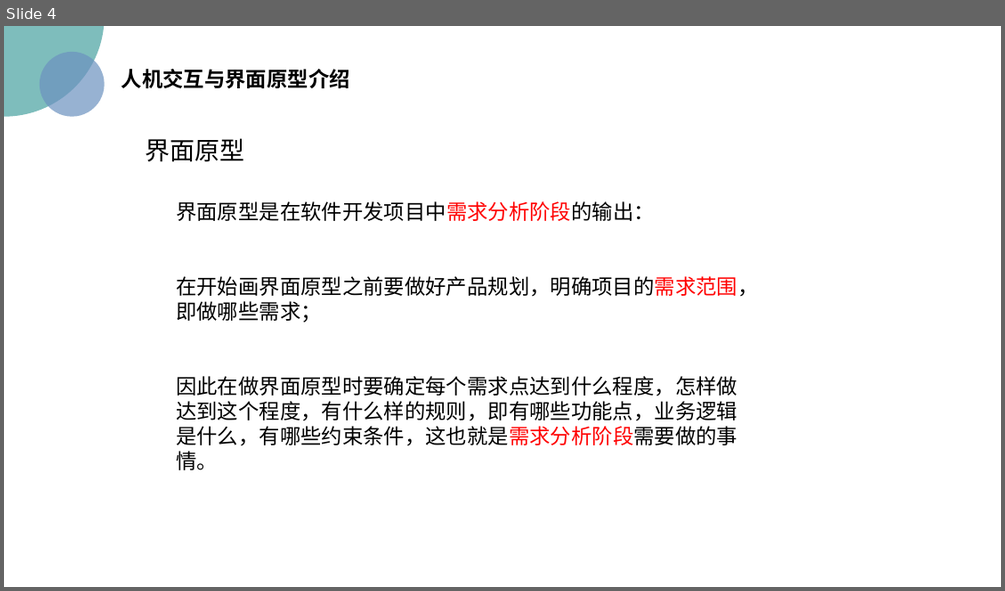
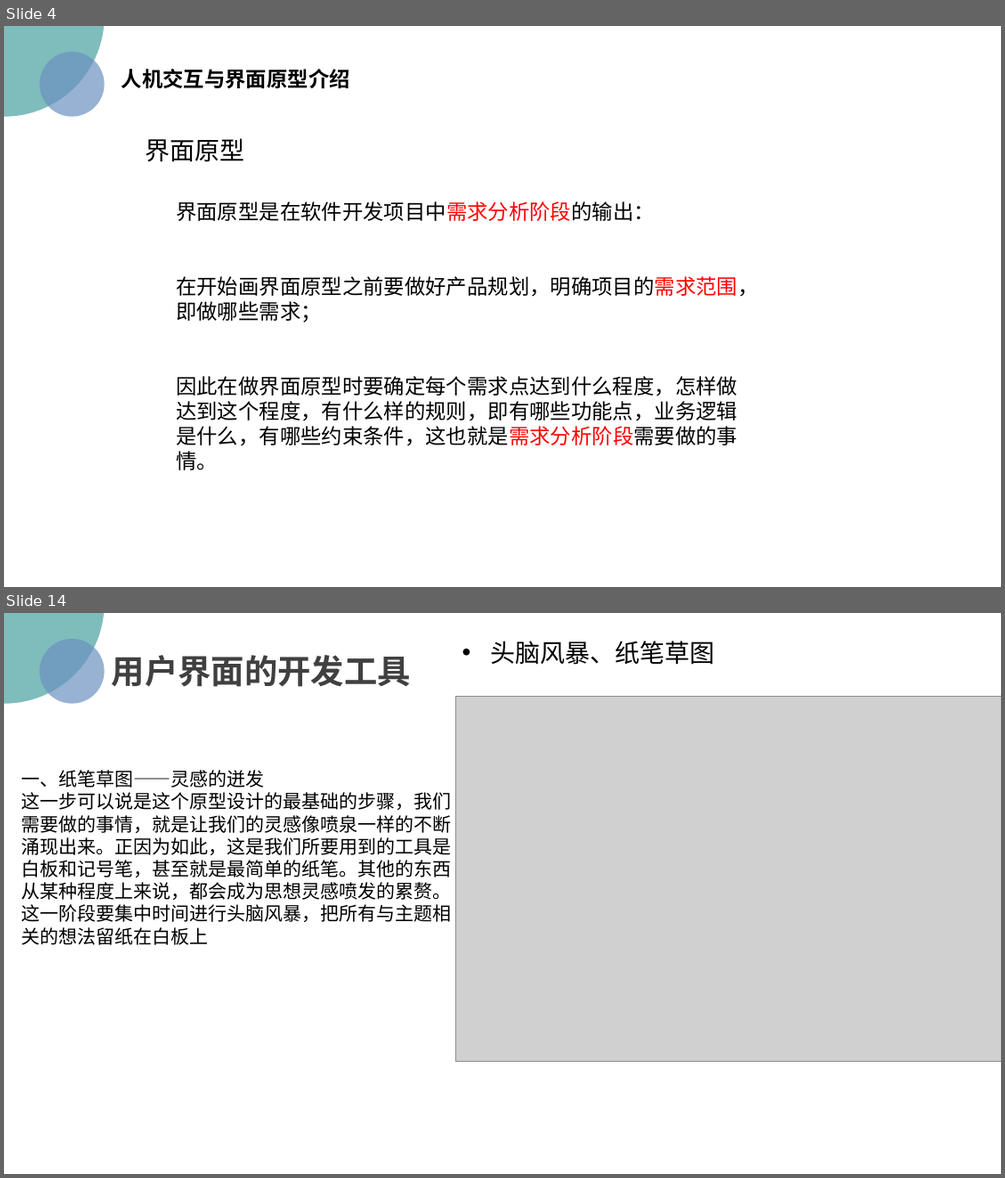
Before and after one commit to PRD2018/PRD2018-G15, a slide deck: 2018-11-4/UML基础2—吕迪部分.pptx. Shown one above the other, each under a label of ours: slide 4 before the commit, slides 4 and 14 after it; the slides between them are not shown. The pictures are 1005x591 and 1005x1178 pixels, drawn with LibreOffice and Linux fonts; fonts in the diff are those of the drawing; grey boxes stand for pictures; background and template pictures are left out. Boxes give left, top, right and bottom in pixels: in the first picture for what was removed or moved away, otherwise in the second. Text is boxed around its words. In the diff, an @@ line names an element or a change of style, - is before the commit and + after.

```diff
--- a/2018-11-4/UML基础2—吕迪部分.pptx
+++ b/2018-11-4/UML基础2—吕迪部分.pptx
@@ slide 14 added at (4, 613, 1001, 1174), background picture (left out) @@
@@ ellipse added at (4, 613, 105, 704), fill #48A2A0 at 70% opacity @@
@@ ellipse added at (39, 639, 105, 704), fill #6C92C0 at 70% opacity @@
@@ text added at (112, 655, 411, 687), 32 pt, text #404040, bold @@
+用户界面的开发工具
@@ text added at (490, 641, 714, 665), 24 pt, text #000000 @@
+• 头脑风暴、纸笔草图
@@ picture added at (455, 696, 1001, 1060) @@
@@ text added at (21, 770, 451, 945), 18 pt, text #000000 @@
+一、纸笔草图——灵感的迸发
+这一步可以说是这个原型设计的最基础的步骤，我们需要做的事情，就是让我们的灵感像喷泉一样的不断涌现出来。正因为如此，这是我们所要用到的工具是白板和记号笔，甚至就是最简单的纸笔。其他的东西从某种程度上来说，都会成为思想灵感喷发的累赘。这一阶段要集中时间进行头脑风暴，把所有与主题相关的想法留纸在白板上
```
Also in this commit, not shown: 1 slide changed, 29 other slides added, 1 other file.
